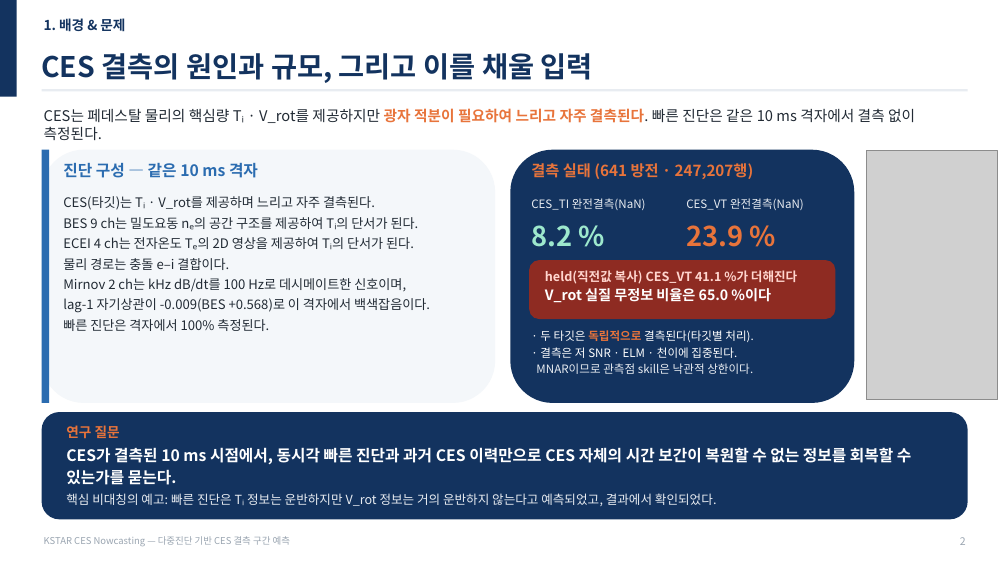
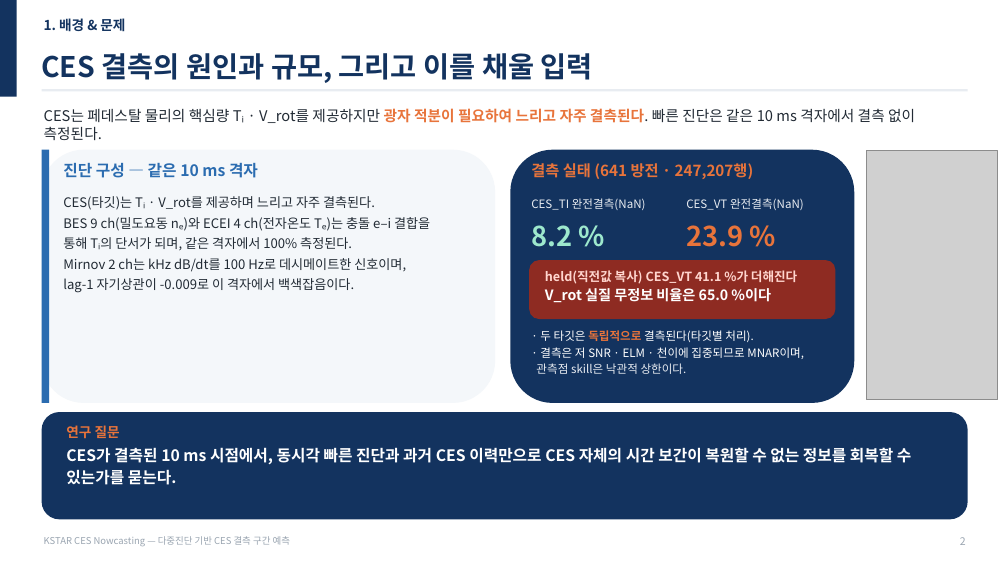
Before and after one commit to iseungsang01/ml-intern-revision, a slide deck: slide 3 of docs/presentation/KSTAR_CES_발표자료_20분.pptx. Drawn at 1008x567 pixels with LibreOffice and Linux fonts; fonts in the diff are those of the drawing; grey boxes stand for pictures. Boxes give left, top, right and bottom in pixels: in the first picture for what was removed or moved away, otherwise in the second. Text is boxed around its words. In the diff, an @@ line names an element or a change of style, - is before the commit and + after.

```diff
--- a/docs/presentation/KSTAR_CES_발표자료_20분.pptx
+++ b/docs/presentation/KSTAR_CES_발표자료_20분.pptx
@@ text at (63,217,430,251): text changed @@
-BES 9 ch는 밀도요동 nₑ의 공간 구조를 제공하여 Tᵢ의 단서가 된다.
-ECEI 4 ch는 전자온도 Tₑ의 2D 영상을 제공하여 Tᵢ의 단서가 된다.
-물리 경로는 충돌 e–i 결합이다.
+BES 9 ch(밀도요동 nₑ)와 ECEI 4 ch(전자온도 Tₑ)는 충돌 e–i 결합을
+통해 Tᵢ의 단서가 되며, 같은 격자에서 100% 측정된다.
@@ text at (63,278,354,293): text changed @@
-lag-1 자기상관이 -0.009(BES +0.568)로 이 격자에서 백색잡음이다.
-빠른 진단은 격자에서 100% 측정된다.
+lag-1 자기상관이 -0.009로 이 격자에서 백색잡음이다.
@@ text at (536,347,804,374): text changed; text colour #E8ECF1 to #FFFFFF @@
-· 결측은 저 SNR · ELM · 천이에 집중된다.
-MNAR이므로 관측점 skill은 낙관적 상한이다.
+· 결측은 저 SNR · ELM · 천이에 집중되므로 MNAR이며,
+관측점 skill은 낙관적 상한이다.
@@ text at (66,493,717,506): paragraph removed @@
-핵심 비대칭의 예고: 빠른 진단은 Tᵢ 정보는 운반하지만 V_rot 정보는 거의 운반하지 않는다고 예측되었고, 결과에서 확인되었다.
```
Also in this commit, not shown: 11 other slides changed, 6 other files.
